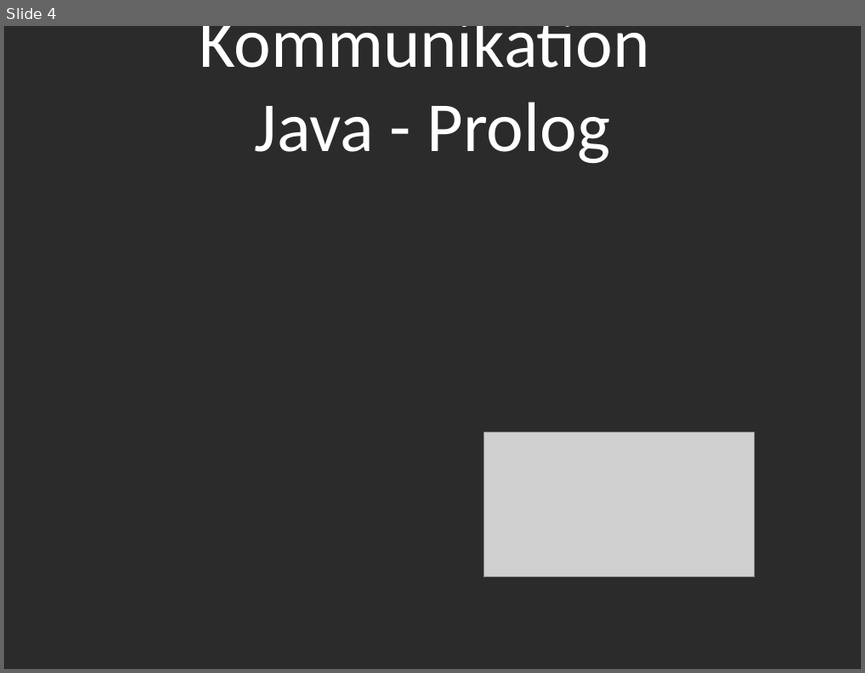
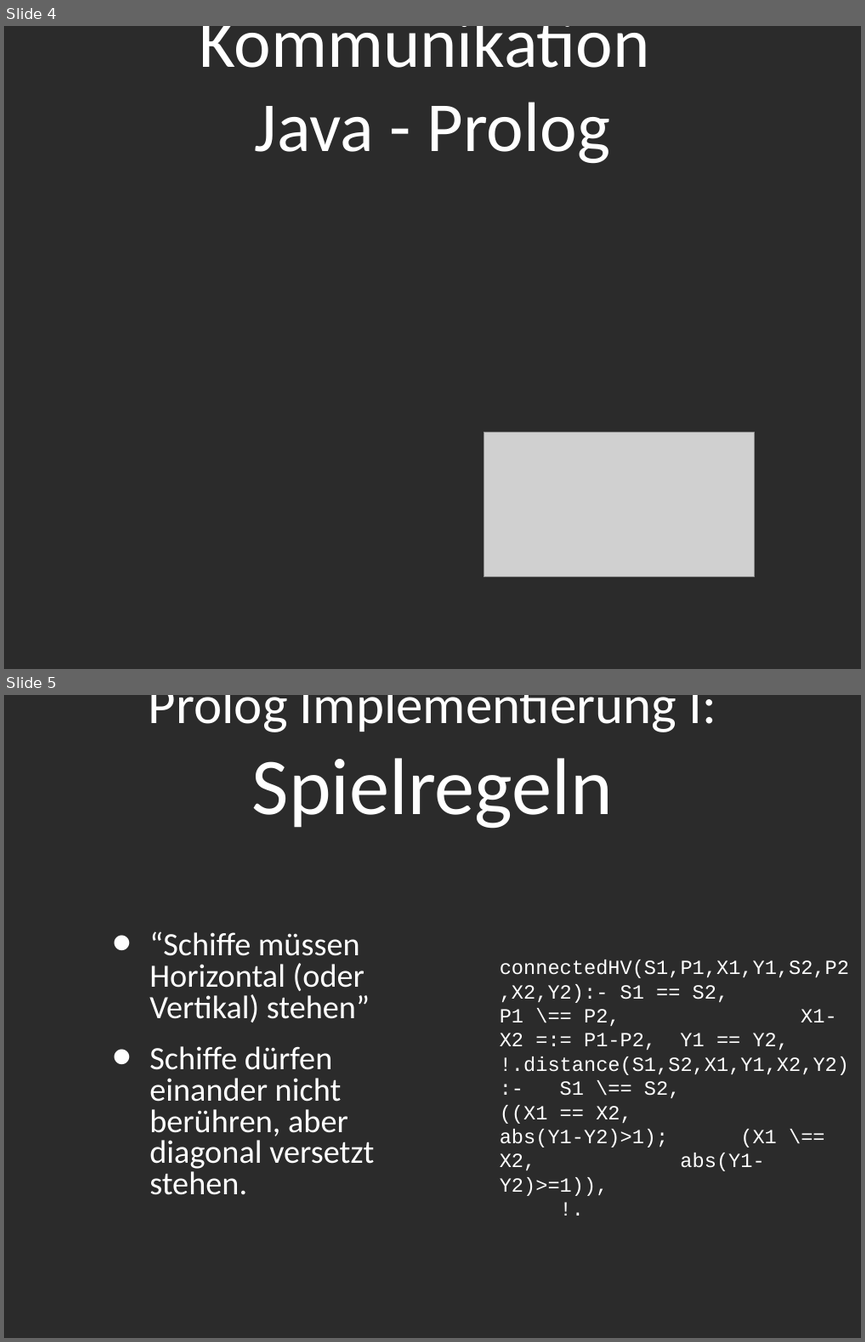
Before and after one commit to novac045/ai-battleship, a slide deck: Präsentation/Presentation_PPT.ppt. Shown one above the other, each under a label of ours: slide 4 before the commit, slides 4 and 5 after it. The pictures are 865x673 and 865x1342 pixels, drawn with LibreOffice and Linux fonts; fonts in the diff are those of the drawing; grey boxes stand for pictures; background and template pictures are left out; a plain dark background stands for a picture behind light text. Boxes give left, top, right and bottom in pixels: in the first picture for what was removed or moved away, otherwise in the second. Text is boxed around its words. In the diff, an @@ line names an element or a change of style, - is before the commit and + after.

Commit message:
Prolog Module kommentiert, Präsentation fortgeführt

```diff
--- a/Präsentation/Presentation_PPT.ppt
+++ b/Präsentation/Presentation_PPT.ppt
@@ slide 5 added at [4, 695, 861, 1338], background picture (left out) @@
@@ title added at [148, 695, 716, 828], 64 pt, text #FFFFFF @@
+Prolog Implementierung I:
+Spielregeln
@@ text added at [149, 931, 374, 1195], 38.9 pt, text #FFFFFF @@
+• “Schiffe müssen Horizontal (oder Vertikal) stehen”
+• Schiffe dürfen einander nicht berühren, aber diagonal versetzt stehen.
@@ text added at [500, 959, 849, 1196], 24 pt, text #FFFFFF @@
+connectedHV(S1,P1,X1,Y1,S2,P2,X2,Y2):- S1 == S2, P1 \== P2, X1-X2 =:= P1-P2, Y1 == Y2, !.distance(S1,S2,X1,Y1,X2,Y2):- S1 \== S2, ((X1 == X2, abs(Y1-Y2)>1); (X1 \== X2, abs(Y1-Y2)>=1)),
+!.
```
Also in this commit, not shown: 1 slide changed, 1 slide removed, 6 other files.
